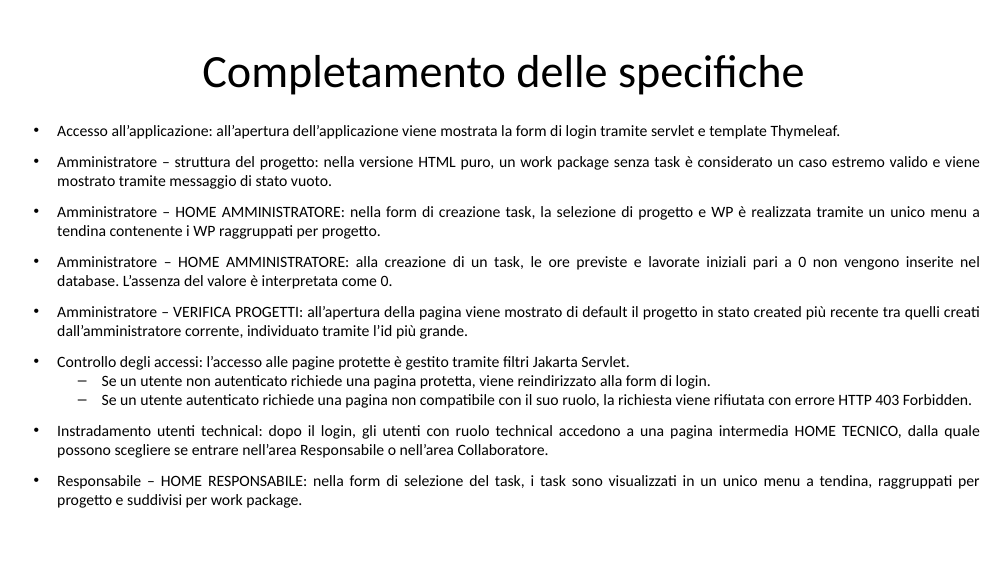
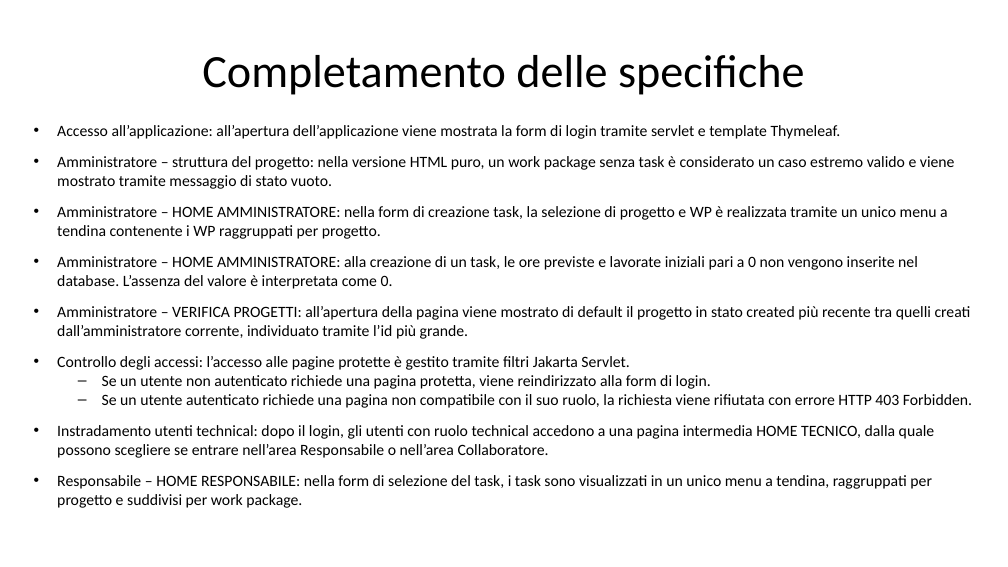
Before and after one commit to gilbertobrambilla/tiw-2026-html, a slide deck: slide 13 of docs/TIW_documentazione.pptx. Drawn at 1008x567 pixels with LibreOffice and Linux fonts; fonts in the diff are those of the drawing. Boxes give left, top, right and bottom in pixels: in the first picture for what was removed or moved away, otherwise in the second. Text is boxed around its words. In the diff, an @@ line names an element or a change of style, - is before the commit and + after.

```diff
--- a/docs/TIW_documentazione.pptx
+++ b/docs/TIW_documentazione.pptx
@@ text at (57,125,971,508): alignment justified to left @@
```
Also in this commit, not shown: 2 other slides changed, 9 slides added.
